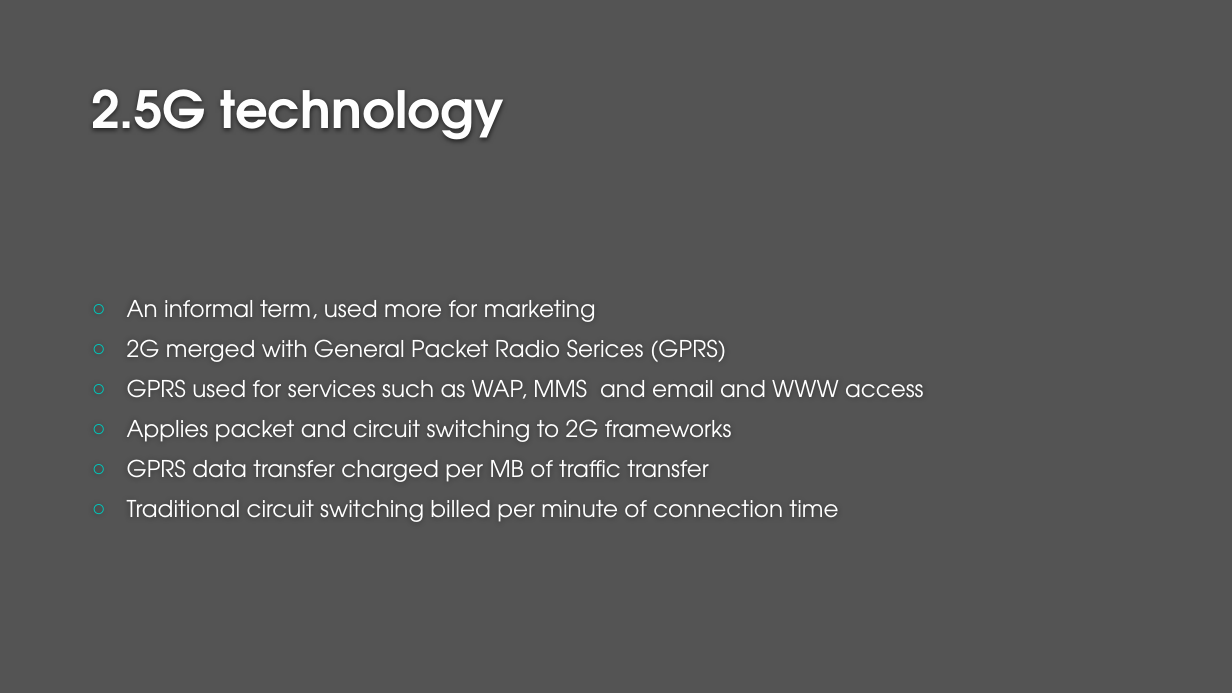
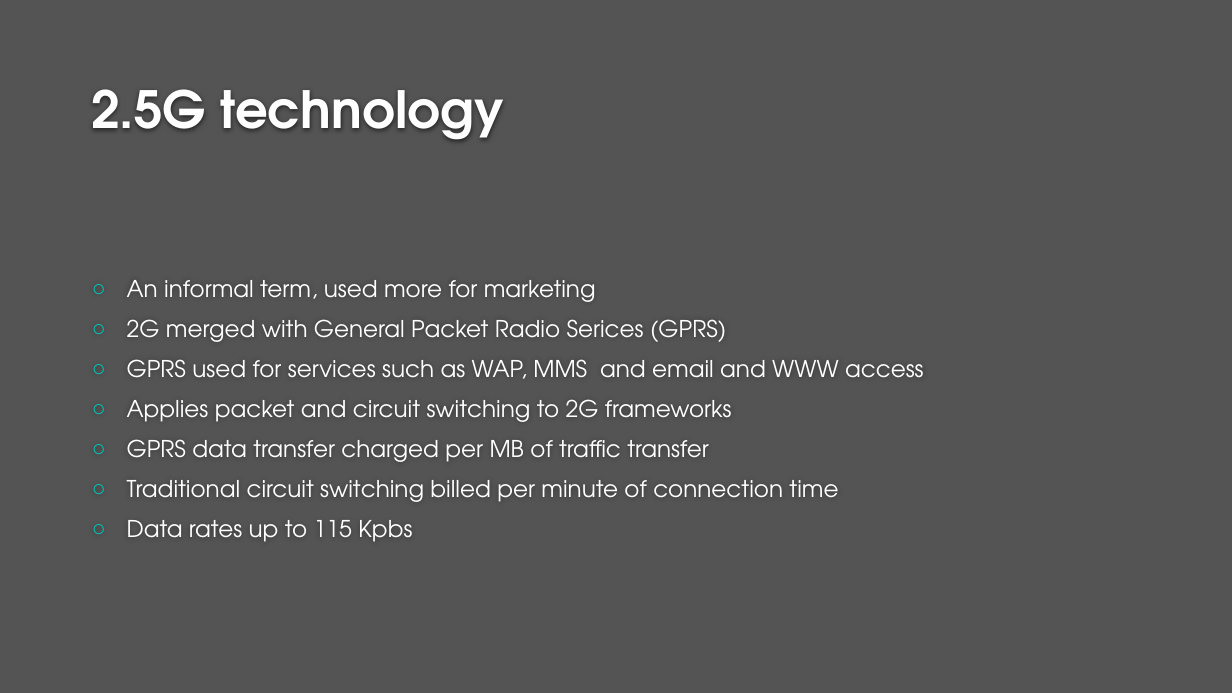
Before and after one commit to hackergirl1/5G-Presentation-, a slide deck: slide 7 of 5G Technologies.pptx. Drawn at 1232x693 pixels with LibreOffice and Linux fonts; fonts in the diff are those of the drawing; background and template pictures are left out. Boxes give left, top, right and bottom in pixels: in the first picture for what was removed or moved away, otherwise in the second. Text is boxed around its words. In the diff, an @@ line names an element or a change of style, - is before the commit and + after.

```diff
--- a/5G Technologies.pptx
+++ b/5G Technologies.pptx
@@ text at <box>127,520,412,542</box>: paragraph added @@
+○ Data rates up to 115 Kpbs
```
Also in this commit, not shown: 2 other slides changed, 19 other files.
